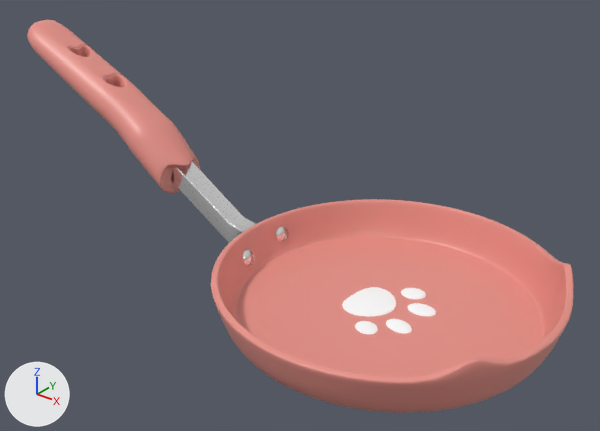
Two versions of the glTF model src/assets/models/food/cat_pan_red.glb, one commit apart.
Rendered twice from a 50 mm camera at (0.218, -0.354, 0.261) aimed at (-0.072, 0.009, 0.037). Lighting does not change. The marker at lower left points along +X, +Y and +Z. Where no turn or scale is listed for an object, it has been applied to the vertices.
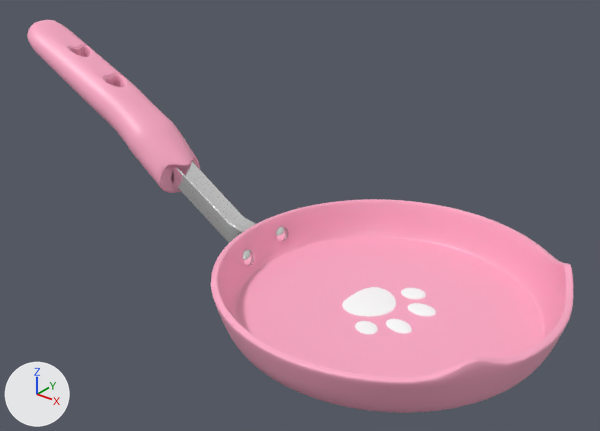
Pixel boxes [x1, y1, x2, y2] of what changed, in the pictures (600 x 431 px):
```json
{"object": "Object_3", "change": "recoloured", "before": [211, 199, 573, 413], "after": [211, 199, 573, 413]}
{"object": "Object_2", "change": "recoloured", "before": [27, 20, 200, 193], "after": [27, 20, 200, 193]}
```

Edits to the scene script, one JSON object a line:
```json
{"op": "set", "path": "mat_material.base_color", "old": "(0.8, 0.288, 0.246)", "new": "(1.0, 0.41, 0.576)", "note": "pink #e79288 -> pink #ffacc8"}
```
